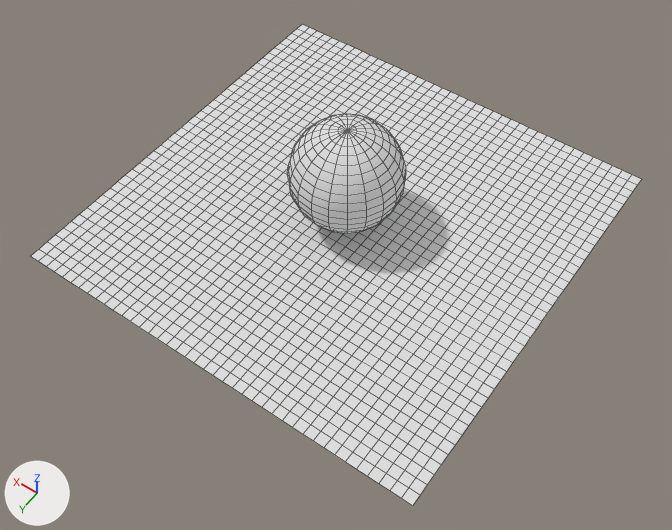
The OBJ model polyModels/sphere-on-plane.obj as it was, and as the next commit left it.
Rendered twice from a 50 mm camera at (-15.9, 23.0, 32.2) aimed at (-1.4, 2.8, 0.3). Arrows for +X, +Y and +Z are at lower left; the lights stay in place. Mesh edges are drawn as thin lines. Where no turn or scale is listed for an object, it has been applied to the vertices.

In view in the first picture: 'sphere-on-plane'.
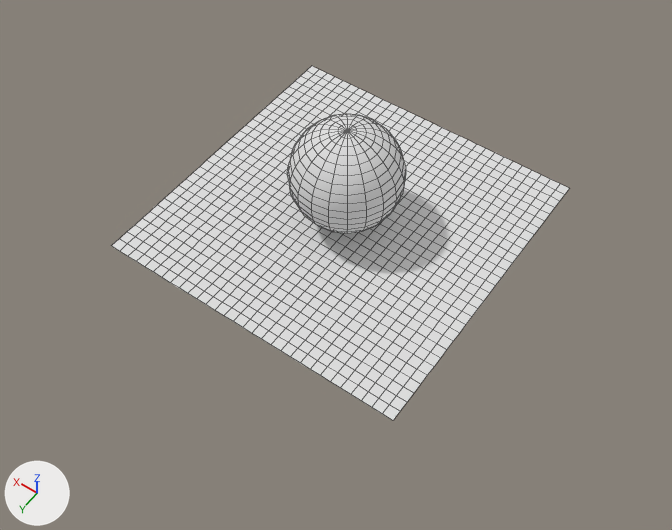
Changed parts and their boxes (x1, y1, x2, y2) in the pictures (672 x 530 px):
```json
{"object": "sphere-on-plane", "change": "reshaped", "before": [31, 24, 641, 506], "after": [112, 66, 569, 420], "on screen": "25% narrower, 27% shorter"}
{"part": 1, "of": "me_sphere_on_plane", "change": "deleted", "before": [31, 24, 641, 506]}
```

Scene script edits in JSON lines:
```json
{"block": "me_sphere_on_plane", "where": "# used by ob_sphere_on_plane; location = (0.0, 0.0, 0.0)"}
{"op": "remove", "block": "me_sphere_on_plane", "code": "me_sphere_on_plane.from_pydata(...)  # 2063 vertices, 2000 faces; spans x -10.0..10.0, y -10.0..10.0, z 0.0..5.4"}
{"op": "add", "block": "me_sphere_on_plane", "code": "me_sphere_on_plane.from_pydata(...)  # 1343 vertices, 1300 faces; spans x -7.5..7.5, y -7.5..7.5, z 0.0..5.4"}
{"block": "me_sphere_on_plane", "change": "me_sphere_on_plane part 1: 720 vertices removed from x -10.0..10.0, y -10.0..10.0, z 0.0"}
```
